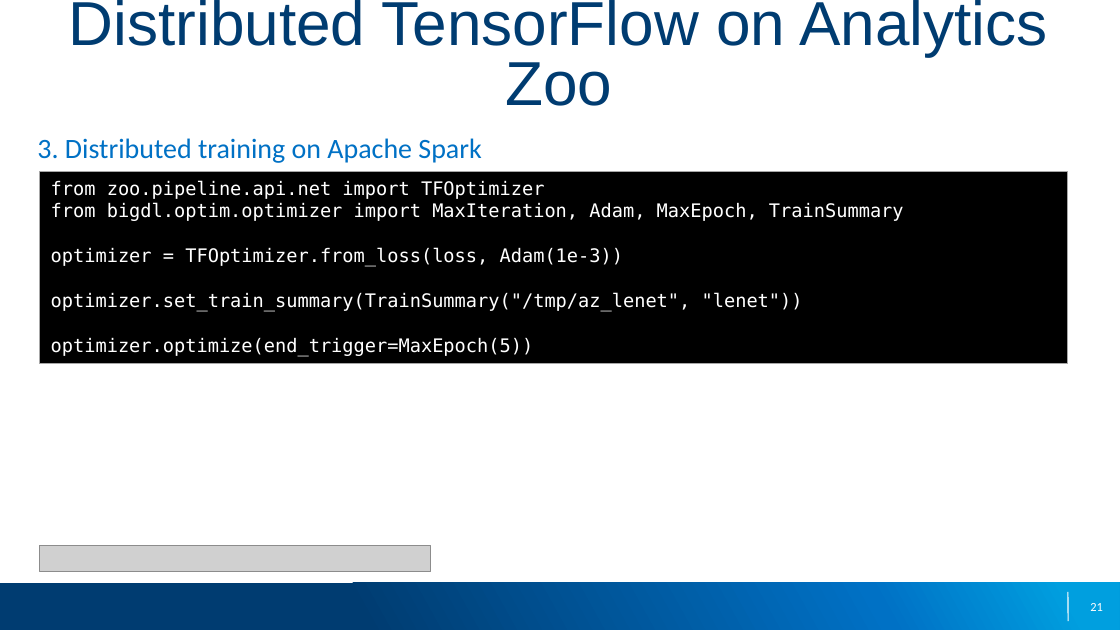
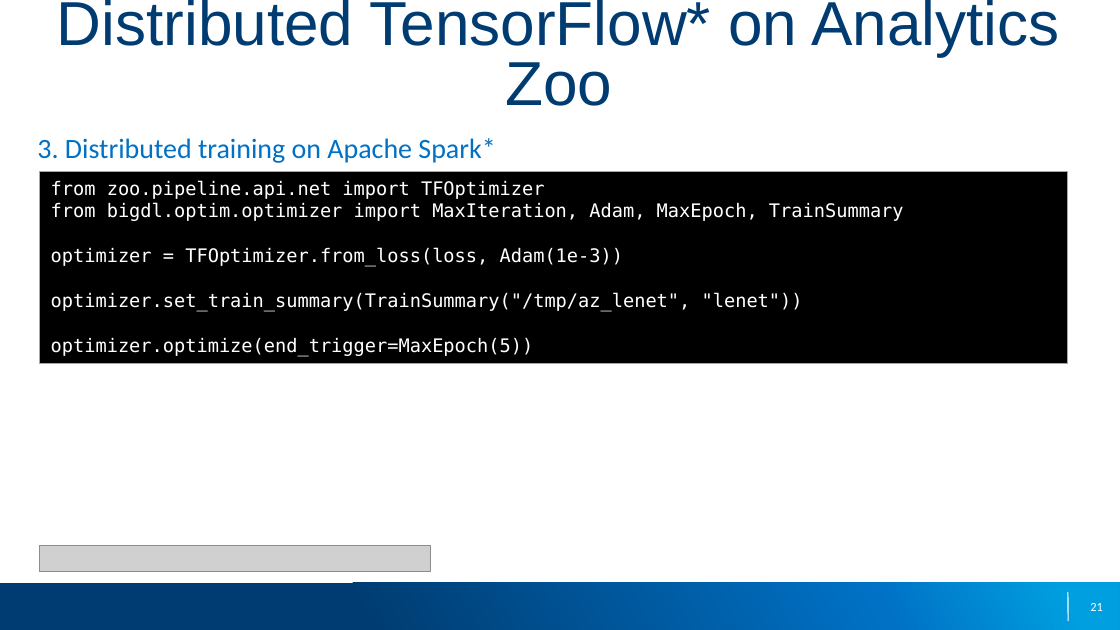
Before and after one commit to elephantscale/intel-analytics-zoo-tutorials, a slide deck: slide 21 of slides/1-Analytics-Zoo-Overview.pptx. Drawn at 1120x630 pixels with LibreOffice and Linux fonts; fonts in the diff are those of the drawing; grey boxes stand for pictures; background and template pictures are left out. Boxes give left, top, right and bottom in pixels: in the first picture for what was removed or moved away, otherwise in the second. Text is boxed around its words. In the diff, an @@ line names an element or a change of style, - is before the commit and + after.

```diff
--- a/slides/1-Analytics-Zoo-Overview.pptx
+++ b/slides/1-Analytics-Zoo-Overview.pptx
@@ title at <box>57,0,1059,106</box>: text changed @@
-Distributed TensorFlow on Analytics Zoo
+Distributed TensorFlow* on Analytics Zoo
@@ text at <box>37,138,495,163</box>: text changed @@
-3. Distributed training on Apache Spark
+3. Distributed training on Apache Spark*
```
Also in this commit, not shown: 13 other slides changed.
